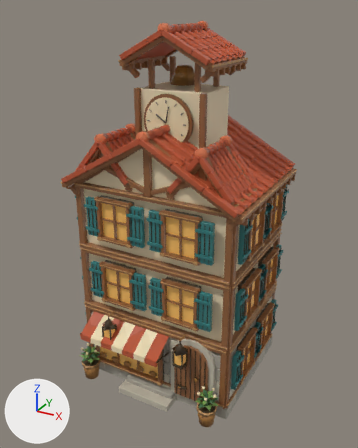
The glTF model art/blender-city/models/alpine/shop_3/model.glb, before and after one commit.
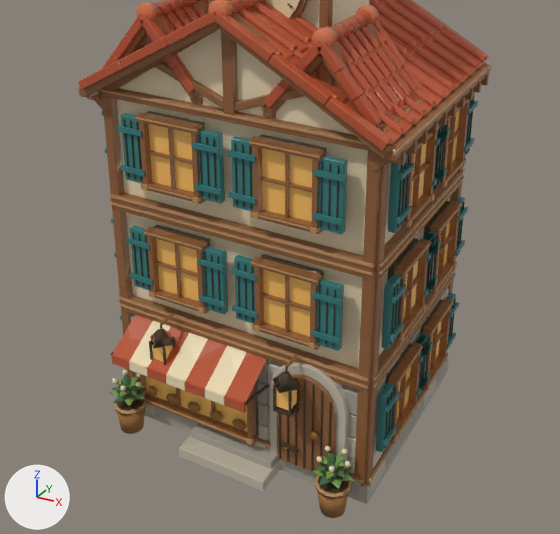
The first picture shows the older version from a camera (50 mm lens) standing at (1.091, -1.991, 1.821) and looking at (0.006, -0.019, 0.835). The close-ups show the older and then the newer version on the part from 5% to 94% of the width and 29% to 97% of the height of that picture. Only the edits that show in the close-ups are written down. The lights are fixed; the arrows at lower left show +X, +Y and +Z. Where no turn or scale is listed for an object, it has been applied to the vertices. Vertices at exactly the same position are counted once.

The older version as bpy lines, for what is in view:
```python
me_alpine_shop_3_mesh = bpy.data.meshes.new('alpine_shop_3_mesh')
me_alpine_shop_3_mesh.from_pydata(...)  # 21621 vertices, 34910 faces; spans x -0.46..0.46, y -0.42..0.42, z 0.0..1.76
# faces by material slot: [34402, 364, 144]
me_alpine_shop_3_mesh.materials.append(mat_alpine_shop_3___solid)
me_alpine_shop_3_mesh.materials.append(mat_alpine_shop_3___warm_window_glass)
me_alpine_shop_3_mesh.materials.append(mat_alpine_shop_3___water_foliage)
ob_alpine_shop_3_geometry = bpy.data.objects.new('alpine_shop_3_geometry', me_alpine_shop_3_mesh)
ob_alpine_shop_3_geometry.location = (0.0, 0.0, 0.0)
```
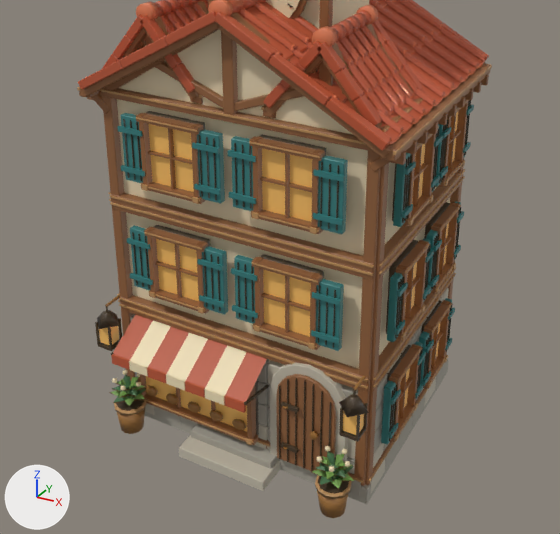
Where the change shows, as pixel boxes (x1, y1, x2, y2) in the close-ups (560 x 534 px; the box of a moved part takes in the faces that stretch with it):
'alpine_shop_3_geometry', reshaped, surface changed
    both: (77, 0, 492, 518)
part 1 of me_alpine_shop_3_mesh, moved or reshaped
    before: (385, 397, 389, 448)
    after: (389, 390, 393, 441)
part 2 of me_alpine_shop_3_mesh, moved or reshaped
    before: (388, 392, 392, 434)
    after: (391, 387, 395, 429)
part 3 of me_alpine_shop_3_mesh, moved or reshaped
    before: (391, 388, 395, 429)
    after: (393, 385, 397, 426)
part 4 of me_alpine_shop_3_mesh, moved or reshaped
    before: (383, 425, 397, 446)
    after: (388, 423, 399, 438)
part 5 of me_alpine_shop_3_mesh, moved or reshaped
    before: (385, 391, 399, 412)
    after: (390, 389, 401, 405)
part 6 of me_alpine_shop_3_mesh, moved or reshaped
    before: (420, 346, 424, 384)
    after: (417, 352, 421, 398)
part 7 of me_alpine_shop_3_mesh, moved or reshaped
    before: (422, 342, 426, 390)
    after: (418, 347, 423, 396)
part 8 of me_alpine_shop_3_mesh, moved or reshaped
    before: (416, 377, 428, 396)
    after: (415, 384, 423, 398)
part 9 of me_alpine_shop_3_mesh, moved or reshaped
    before: (419, 345, 430, 364)
    after: (418, 351, 426, 365)
part 10 of me_alpine_shop_3_mesh, moved or reshaped (not visible before)
    after: (423, 340, 428, 388)
part 11 of me_alpine_shop_3_mesh, moved or reshaped (not visible before)
    after: (425, 337, 429, 385)
part 12 of me_alpine_shop_3_mesh, moved or reshaped
    before: (425, 338, 429, 385)
    after: (427, 335, 431, 374)
part 13 of me_alpine_shop_3_mesh, moved or reshaped
    before: (419, 373, 430, 388)
    after: (422, 372, 431, 385)
part 14 of me_alpine_shop_3_mesh, moved or reshaped
    before: (422, 341, 433, 356)
    after: (425, 340, 434, 353)
part 15 of me_alpine_shop_3_mesh, moved or reshaped
    before: (101, 110, 175, 365)
    after: (95, 295, 122, 351)
part 16 of me_alpine_shop_3_mesh, moved or reshaped
    before: (273, 92, 478, 452)
    after: (339, 99, 474, 445)
part 17 of me_alpine_shop_3_mesh, surface changed
    both: (88, 0, 488, 477)

What changed in the scene script:
```text
Change me_alpine_shop_3_mesh:
    where me_alpine_shop_3_mesh.from_pydata(...)  # 21621 vertices, 34910 faces; spans x -0.46..0.46, y -0.42..0.42, z 0.0..1.76
    used by ob_alpine_shop_3_geometry; location = (0.0, 0.0, 0.0)
    me_alpine_shop_3_mesh part 1: the loose piece of 8 vertices spanning x 0.43..0.44, y -0.23, z 0.16..0.33 is moved by (0.0, 0.03, 0.0)
    me_alpine_shop_3_mesh part 2: the loose piece of 8 vertices spanning x 0.43..0.44, y -0.21, z 0.16..0.33 is moved by (0.0, 0.02, 0.0)
    me_alpine_shop_3_mesh part 3: the loose piece of 8 vertices spanning x 0.43..0.44, y -0.19, z 0.16..0.33 is moved by (0.0, 0.01, 0.0)
    me_alpine_shop_3_mesh part 4: the loose piece of 8 vertices spanning x 0.44, y -0.25..-0.17, z 0.18..0.19 is scaled about its middle by (1, 0.672, 1), then moved by (0.0, 0.02, 0.0)
    me_alpine_shop_3_mesh part 5: the loose piece of 8 vertices spanning x 0.44, y -0.25..-0.17, z 0.29..0.31 is scaled about its middle by (1, 0.672, 1), then moved by (0.0, 0.02, 0.0)
    me_alpine_shop_3_mesh part 6: the loose piece of 8 vertices spanning x 0.43..0.44, y 0.03, z 0.16..0.33 is moved by (0.0, -0.02, 0.0)
    me_alpine_shop_3_mesh part 7: the loose piece of 8 vertices spanning x 0.43..0.44, y 0.05, z 0.16..0.33 is moved by (0.0, -0.03, 0.0)
    me_alpine_shop_3_mesh part 8: the loose piece of 8 vertices spanning x 0.44, y -0.01..0.07, z 0.18..0.19 is scaled about its middle by (1, 0.672, 1), then moved by (0.0, -0.02, 0.0)
    me_alpine_shop_3_mesh part 9: the loose piece of 8 vertices spanning x 0.44, y -0.01..0.07, z 0.29..0.31 is scaled about its middle by (1, 0.672, 1), then moved by (0.0, -0.02, 0.0)
    me_alpine_shop_3_mesh part 10: the loose piece of 8 vertices spanning x 0.43..0.44, y 0.03, z 0.16..0.33 is moved by (0.0, 0.03, 0.0)
    me_alpine_shop_3_mesh part 11: the loose piece of 8 vertices spanning x 0.43..0.44, y 0.05, z 0.16..0.33 is moved by (0.0, 0.02, 0.0)
    me_alpine_shop_3_mesh part 12: the loose piece of 8 vertices spanning x 0.43..0.44, y 0.07, z 0.16..0.33 is moved by (0.0, 0.01, 0.0)
    me_alpine_shop_3_mesh part 13: the loose piece of 8 vertices spanning x 0.44, y 0.01..0.09, z 0.18..0.19 is scaled about its middle by (1, 0.672, 1), then moved by (0.0, 0.02, 0.0)
    me_alpine_shop_3_mesh part 14: the loose piece of 8 vertices spanning x 0.44, y 0.01..0.09, z 0.29..0.31 is scaled about its middle by (1, 0.672, 1), then moved by (0.0, 0.02, 0.0)
    me_alpine_shop_3_mesh part 15: 1496 of 21621 vertices moved; they spanned x -0.45..-0.16, y -0.4..0.33, z 0.14..1.02 and now span x -0.45..-0.35, y -0.4..0.29, z 0.14..1.02; mean shift (-0.01, 0.0, 0.0); largest move (-0.2, -0.3, 0.43) -> (-0.4, -0.3, 0.43)
    me_alpine_shop_3_mesh part 16: 1304 of 21621 vertices moved; they spanned x 0.16..0.45, y -0.4..0.33, z 0.14..1.02 and now span x 0.35..0.45, y -0.4..0.29, z 0.14..1.02; mean shift (0.02, 0.0, 0.0); largest move (0.2, -0.3, 0.43) -> (0.4, -0.3, 0.43)
    me_alpine_shop_3_mesh part 17: texture (UV) coordinates of 34583 of 34910 faces, centred in x -0.46..0.46, y -0.42..0.42, z 0.0..1.76, changed; they spanned u 0.0..1.0, v 0.0..1.0 and now span u 0.0..1.0, v 0.0..1.0
```
